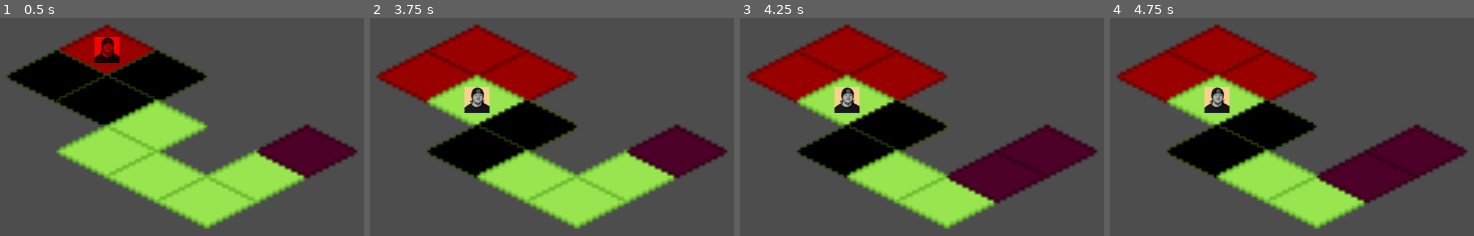
Above: before the commit, frames 1-4 (left to right).
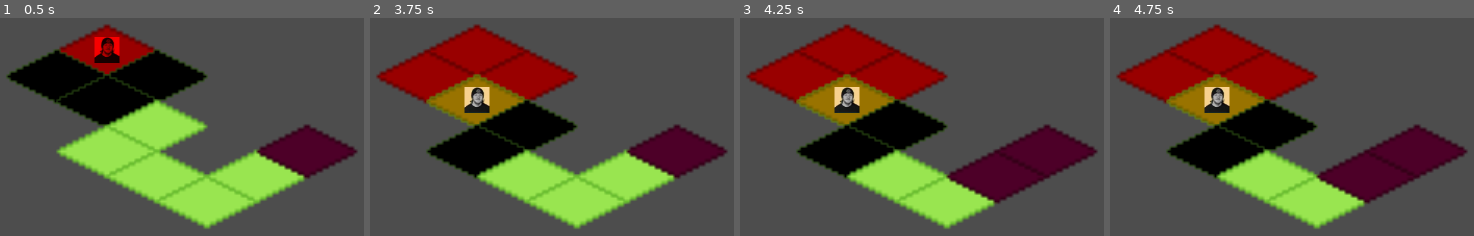
Above: after the commit, the same moments.

Repository: ckuras/GMTK-2023-Fire-Fighter
Game: Godot game, scene res://Scenes/main.tscn
Same seed, same stepped clock (60 frames per second), same inputs: the game is played once before the commit and once after it.
Inputs (mouse positions are in pixels of both pictures, inside the frame that each line leads up to):
- Up to frame 1 (0.5 s): no input
- Up to frame 2 (3.75 s): tap Enter at 0.5, 2, 3.5 s; move the mouse to (475, 50) at 0.52 s; click (475, 50) at 0.67 s; tap Space at 1.25, 2.75 s; move the mouse to (526, 74) at 1.27 s; click (526, 74) at 1.42 s; move the mouse to (428, 74) at 2.02 s; click (428, 74) at 2.17 s; move the mouse to (475, 100) at 2.77 s; click (475, 100) at 2.92 s; move the mouse to (526, 124) at 3.52 s; click (526, 124) at 3.67 s
- Up to frame 3 (4.25 s): no input
- Up to frame 4 (4.75 s): tap Space at 4.25 s; move the mouse to (1215, 150) at 4.27 s; click (1215, 150) at 4.42 s

Frame 1 is identical in both runs. In frame 2, 2.4% of the frame differs, in the area x 15-43%, y 26-50%; in frame 3, 2.4%; in frame 4, 2.5%.

Commit message:
Turn queue refactor (#12)
* Set game state turns in play turns

restrict player movement to player turn

* Moved around conditions

Diff:
--- a/Scripts/FireTurn.gd
+++ b/Scripts/FireTurn.gd
@@ -2,6 +2,7 @@
 
 func play_turn():
 	print("Fire's turn")
+	game_state.active_turn = game_state.Turn.Fire
 	var tiles_on_fire: Array[Tile] = board.get_tiles_by_state(Tile.TileState.Fire)
 	await get_tree().create_timer(1.0).timeout
 	for tile in tiles_on_fire:
--- a/Scripts/InfectedTurn.gd
+++ b/Scripts/InfectedTurn.gd
@@ -2,6 +2,7 @@
 
 func play_turn():
 	print("Infected's turn")
+	game_state.active_turn = game_state.Turn.Infected
 	var tiles_infected: Array[Tile] = board.get_tiles_by_state(Tile.TileState.Infected)
 	await get_tree().create_timer(1.0).timeout
 	for tile in tiles_infected:
--- a/Scripts/PlayerTurn.gd
+++ b/Scripts/PlayerTurn.gd
@@ -2,6 +2,7 @@
 
 func play_turn():
 	print("Player's turn")
+	game_state.active_turn = game_state.Turn.Player
 	reset_player_moves_remaining()
 
 	await EventBus.turn_ended
--- a/Scripts/tile.gd
+++ b/Scripts/tile.gd
@@ -172,14 +172,15 @@
 func handle_mouse_click(event: InputEventMouseButton):
 	var is_clicking_on_current_tile = mouse_over and event.button_index == MOUSE_BUTTON_LEFT
 	var can_move_to_current_tile = game_state.player_moves_remaining > 0 and can_player_reach
+	var is_player_turn = game_state.active_turn == game_state.Turn.Player
 	var is_mouse_down = !previous_clicked and event.is_pressed()
 	var is_mouse_up = previous_clicked and !event.is_pressed()
+	var can_move = is_clicking_on_current_tile and can_move_to_current_tile and is_mouse_down and is_player_turn
 
-	if is_clicking_on_current_tile:
-		if can_move_to_current_tile and is_mouse_down:
-			move_player_to_tile()
-		if is_mouse_up:
-			previous_clicked = false
+	if can_move:
+		move_player_to_tile()
+	if !is_clicking_on_current_tile and is_mouse_up:
+		previous_clicked = false
 
 func move_player_to_tile():
 	previous_clicked = true
